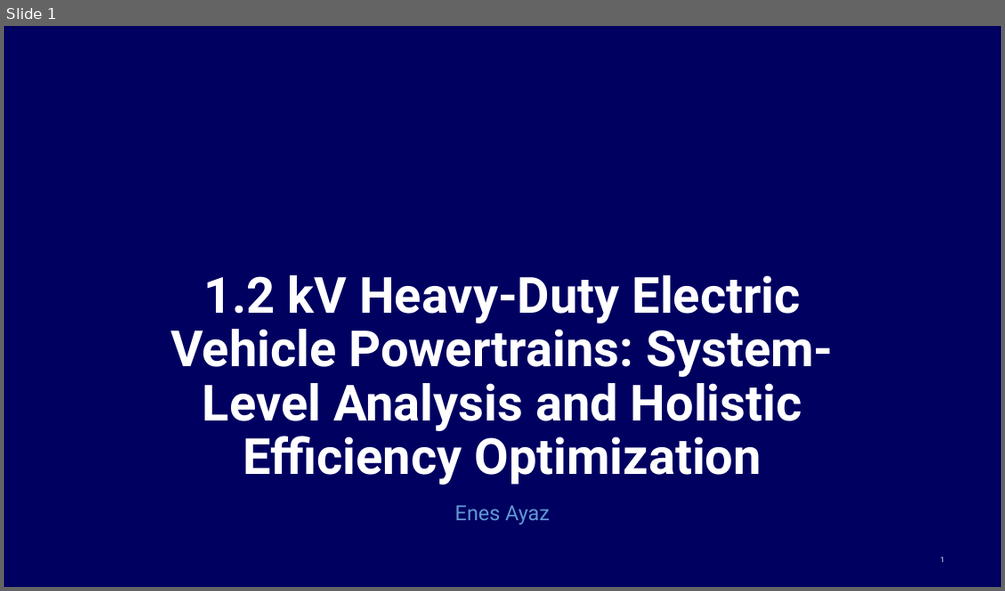
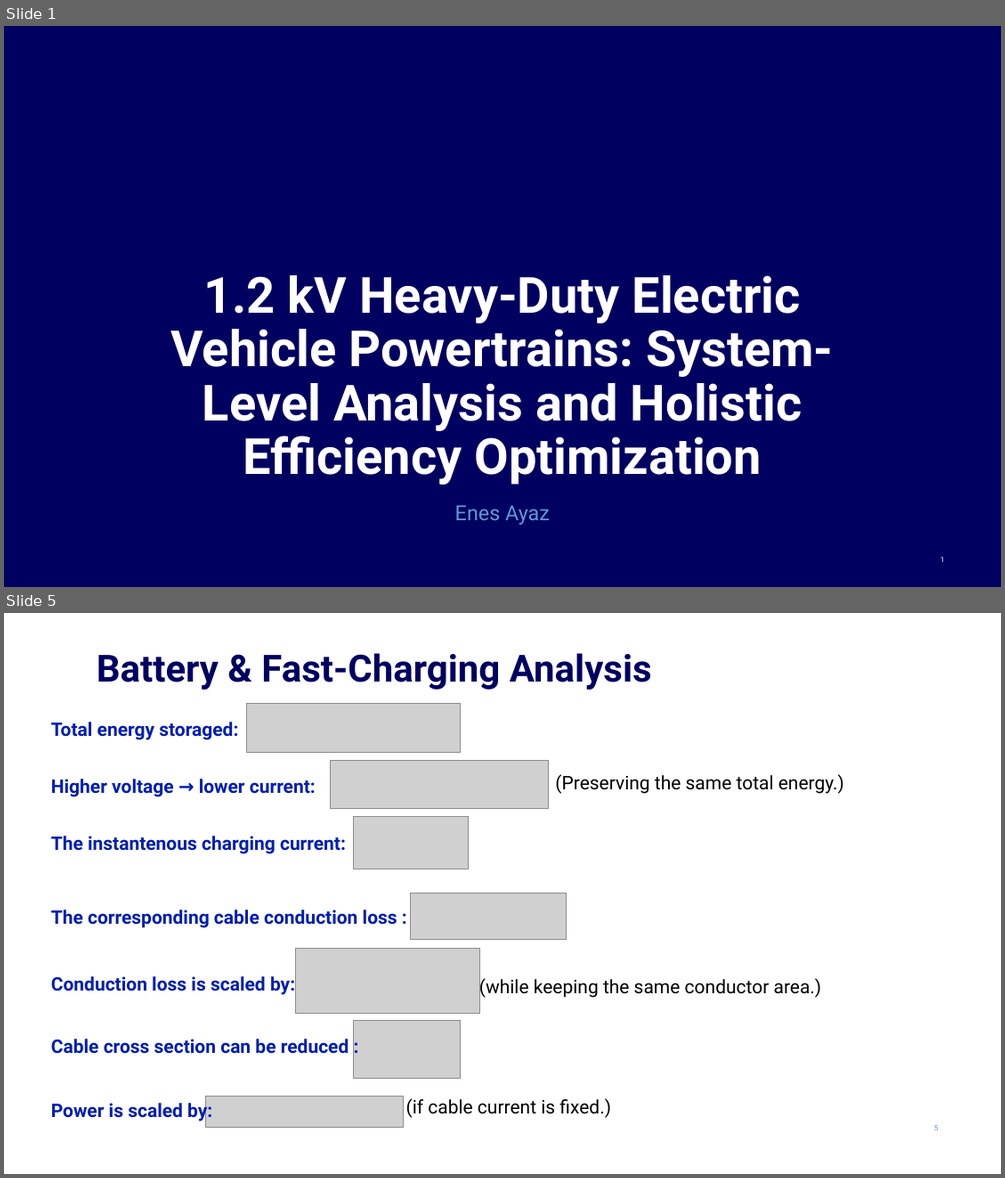
Before and after one commit to EnesAyaz/KTH, a slide deck: PresentationOfMeetings/50PercentSeminar/50PercentEnes.pptx. Shown one above the other, each under a label of ours: slide 1 before the commit, slides 1 and 5 after it; the slides between them are not shown. The pictures are 1005x591 and 1005x1178 pixels, drawn with LibreOffice and Linux fonts; fonts in the diff are those of the drawing; grey boxes stand for pictures; background and template pictures are left out. Boxes give left, top, right and bottom in pixels: in the first picture for what was removed or moved away, otherwise in the second. Text is boxed around its words. In the diff, an @@ line names an element or a change of style, - is before the commit and + after.

```diff
--- a/PresentationOfMeetings/50PercentSeminar/50PercentEnes.pptx
+++ b/PresentationOfMeetings/50PercentSeminar/50PercentEnes.pptx
@@ slide 5 added at <box>4,613,1001,1174</box>, background #FFFFFF @@
@@ title added at <box>97,653,652,690</box>, 36 pt, text #000061, bold @@
+Battery & Fast-Charging Analysis
@@ picture added at <box>247,703,461,752</box> @@
@@ text added at <box>51,722,238,740</box>, 18 pt, text #001EB2, bold @@
+Total energy storaged:
@@ picture added at <box>330,761,548,809</box> @@
@@ text added at <box>51,779,316,797</box>, 18 pt, text #001EB2, bold @@
+Higher voltage → lower current:
@@ text added at <box>555,774,844,794</box>, 18 pt, text #000000 @@
+(Preserving the same total energy.)
@@ picture added at <box>353,817,468,869</box> @@
@@ text added at <box>51,835,346,854</box>, 18 pt, text #001EB2, bold @@
+The instantenous charging current:
@@ picture added at <box>411,893,566,940</box> @@
@@ text added at <box>51,909,397,928</box>, 18 pt, text #001EB2, bold @@
+The corresponding cable conduction loss :
@@ picture added at <box>296,948,480,1013</box> @@
@@ text added at <box>51,976,295,995</box>, 18 pt, text #001EB2, bold @@
+Conduction loss is scaled by:
@@ text added at <box>479,975,822,998</box>, 18 pt, text #000000 @@
+(while keeping the same conductor area.)
@@ text added at <box>51,1038,349,1054</box>, 18 pt, text #001EB2, bold @@
+Cable cross section can be reduced :
@@ picture added at <box>353,1021,460,1078</box> @@
@@ text added at <box>51,1099,212,1122</box>, 18 pt, text #001EB2, bold @@
+Power is scaled by:
@@ picture added at <box>205,1096,404,1127</box> @@
@@ text added at <box>406,1098,611,1118</box>, 18 pt, text #000000 @@
+(if cable current is fixed.)
@@ page number added at <box>934,1125,938,1130</box>, 7 pt, text #6198D2 @@
+5
```
Also in this commit, not shown: 10 slides changed, 9 other slides added, 16 slides removed, 20 other files.
